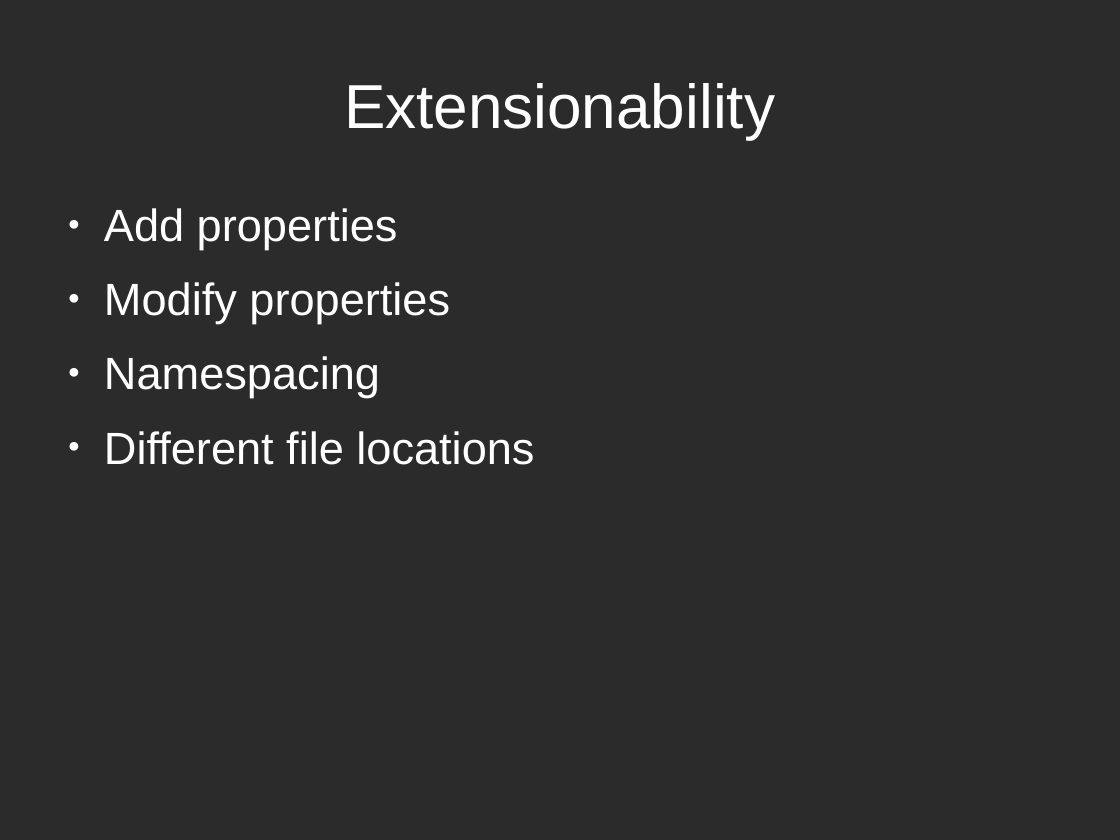
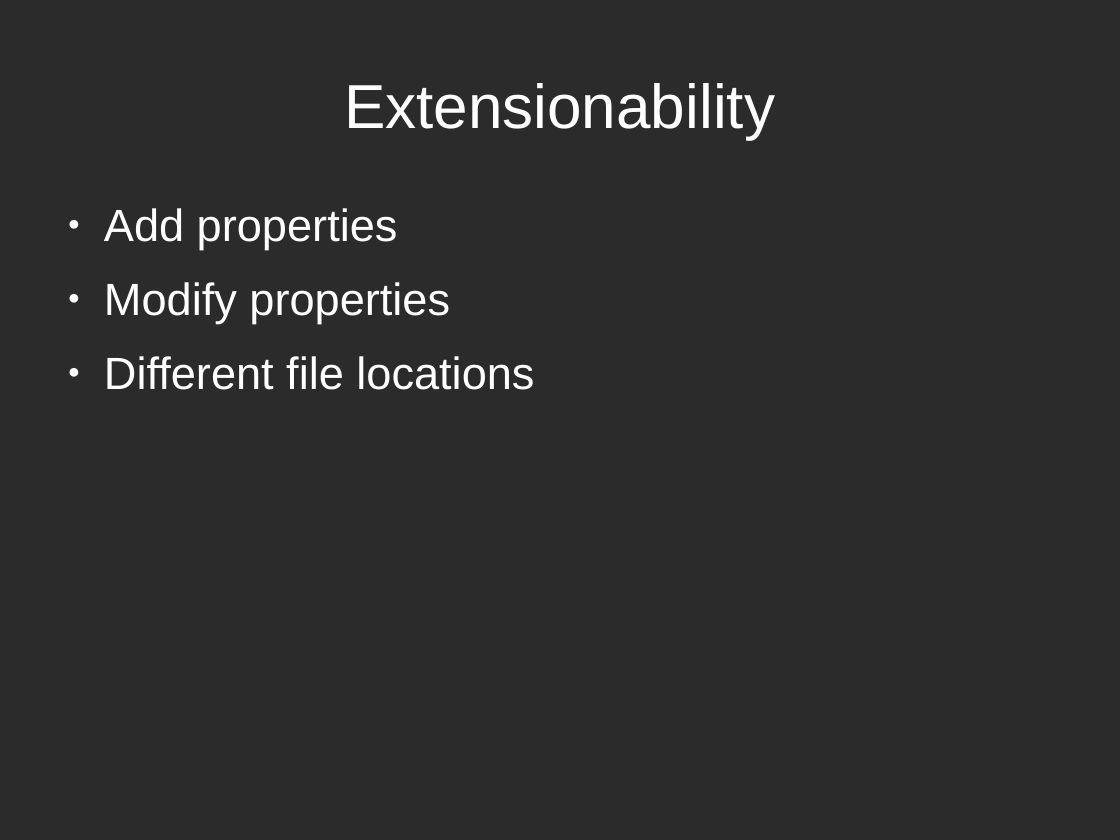
Before and after one commit to sattler/javascript-seminar-2015, a slide deck: slide 16 of presentation/Presentation.odp. Drawn at 1120x840 pixels with LibreOffice and Linux fonts; fonts in the diff are those of the drawing; background and template pictures are left out; a plain dark background stands for a picture behind light text. Boxes give left, top, right and bottom in pixels: in the first picture for what was removed or moved away, otherwise in the second. Text is boxed around its words. In the diff, an @@ line names an element or a change of style, - is before the commit and + after.

```diff
--- a/presentation/Presentation.odp
+++ b/presentation/Presentation.odp
@@ text at (x1=104, y1=356, x2=380, y2=398): paragraph removed @@
-● Namespacing
```
Also in this commit, not shown: 3 other slides changed, 1 other file.
